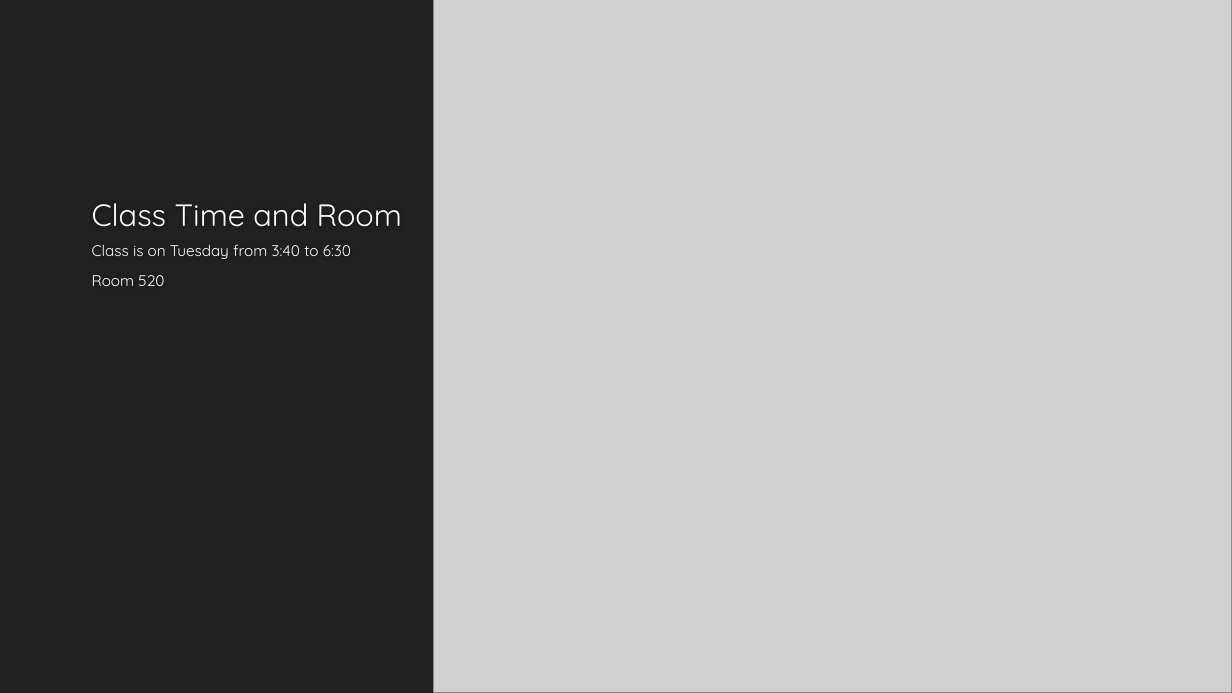
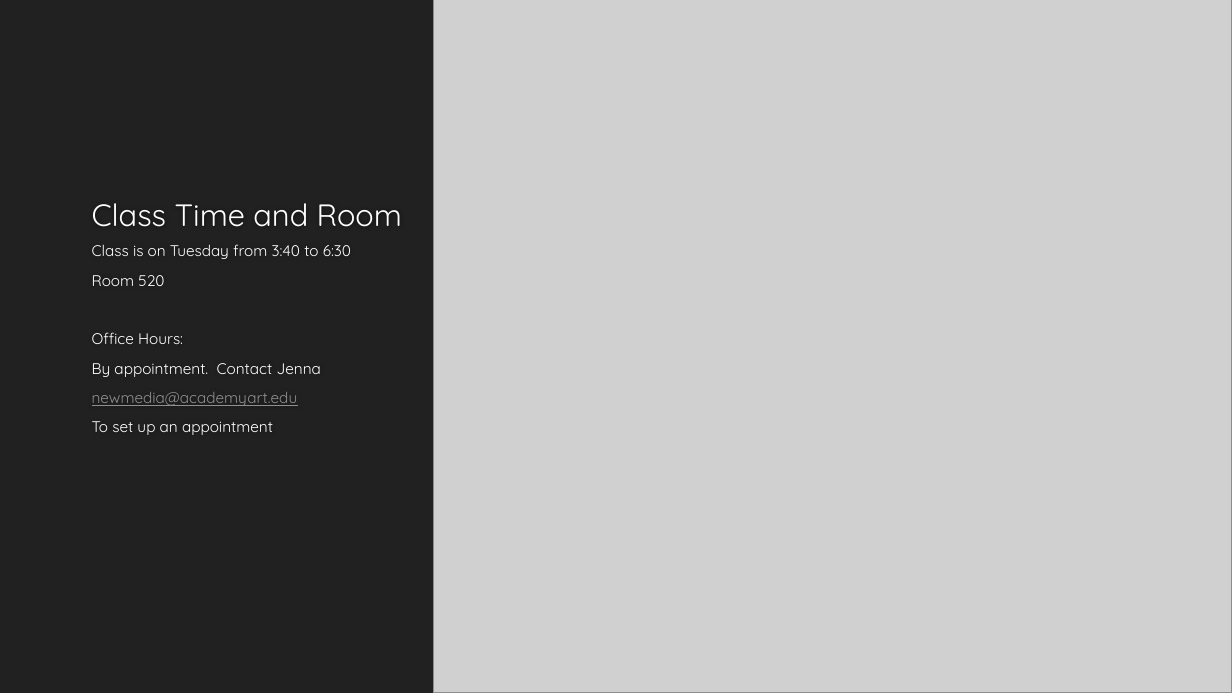
Before and after one commit to binaryfever/WNM617, a slide deck: slide 4 of Week One/Week1Slides.pptx. Drawn at 1232x693 pixels with LibreOffice and Linux fonts; fonts in the diff are those of the drawing; grey boxes stand for pictures. Boxes give left, top, right and bottom in pixels: in the first picture for what was removed or moved away, otherwise in the second. Text is boxed around its words. In the diff, an @@ line names an element or a change of style, - is before the commit and + after.

Commit message:
Updated Slide Deck

```diff
--- a/Week One/Week1Slides.pptx
+++ b/Week One/Week1Slides.pptx
@@ text at (92, 332, 321, 435): paragraphs added @@
+Office Hours:
+By appointment. Contact Jenna
+newmedia@academyart.edu
+To set up an appointment
```
Also in this commit, not shown: 4 other slides changed, 1 other file.
